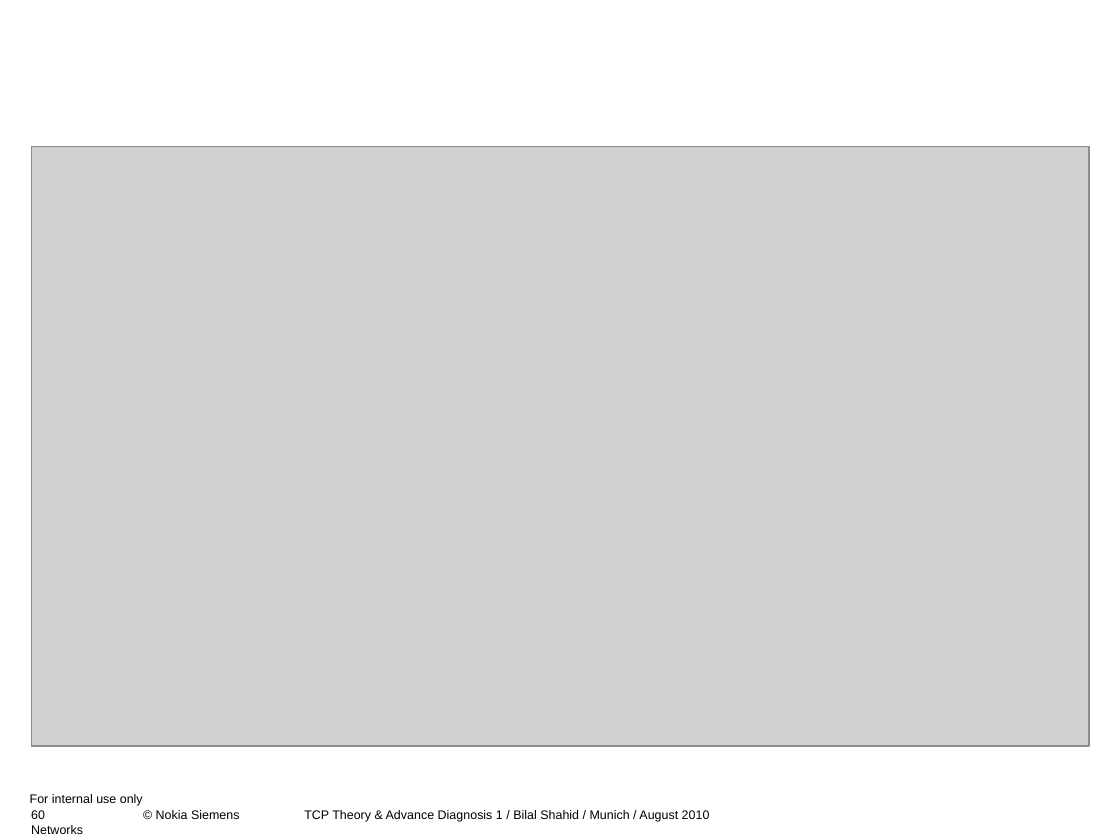
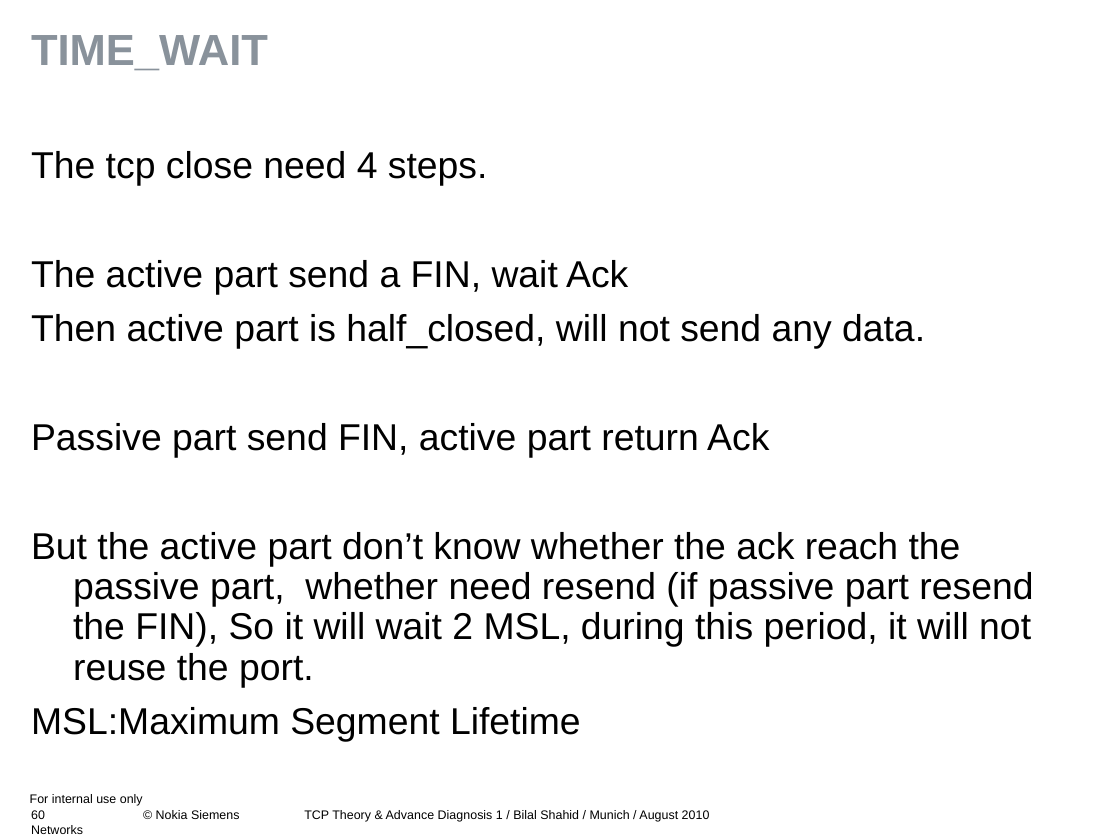
Before and after one commit to justwawre/Alex, a slide deck: slide 60 of workshop/tcp_ip_workshop.ppt. Drawn at 1120x840 pixels with LibreOffice and Linux fonts; fonts in the diff are those of the drawing; grey boxes stand for pictures; background and template pictures are left out. Boxes give left, top, right and bottom in pixels: in the first picture for what was removed or moved away, otherwise in the second. Text is boxed around its words. In the diff, an @@ line names an element or a change of style, - is before the commit and + after.

```diff
--- a/workshop/tcp_ip_workshop.ppt
+++ b/workshop/tcp_ip_workshop.ppt
@@ title added at [31, 35, 268, 70], 28 pt, text #89929B, bold @@
+TIME_WAIT
@@ picture removed at [31, 147, 1090, 746] @@
@@ text added at [31, 151, 1033, 742], 24 pt, text #000000 @@
+The tcp close need 4 steps.
+The active part send a FIN, wait Ack
+Then active part is half_closed, will not send any data.
+Passive part send FIN, active part return Ack
+But the active part don’t know whether the ack reach the passive part, whether need resend (if passive part resend the FIN), So it will wait 2 MSL, during this period, it will not reuse the port.
+MSL:Maximum Segment Lifetime
```
Also in this commit, not shown: 2 other slides changed, 25 other files.
